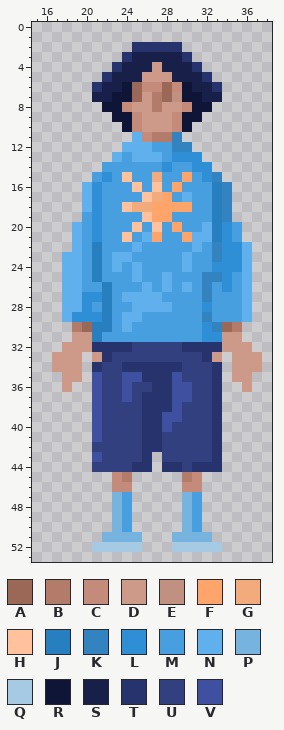
One commit to this pixel-art sprite: 5.png. The picture above was drawn from the file before the commit.
The file is 330x330 pixels, drawn in blocks of 6x6; one block is one cell here. Colours within 5 levels of each other are drawn and written as one. Shown: x 15..38, y 0..53. The old version is drawn lined up with the new one.
Palette (. is transparent): A #9b6756  B #b27b6a  C #c48b7a  D #cd9a8a  E #c09080  F #ffa46a  G #f1ab7d  H #ffc29c  J #287fbf  K #3283bf  L #2f8fd6  M #489fdf  N #5fb0ed  P #77b3df  Q #a6c9e4  R #0e1537  S #182049  T #26336d  U #324080  V #3e509f
Pixels before, first column x 17:
 2 ........TTTTT........
 3 .......TSSSSST.......
 4 ......TSSSDSSST......
 5 .....TSSSDDDSSST.....
 6 ....TSSRACCACRSST....
 7 ....SSRRADBAERRSS....
 8 .....RRCDDBDDCRR.....
 9 ......RRCDDDCRR......
10 .......RCDDDCR.......
11 ........NCBBK........
12 .......NNNMMKK.......
13 ......NMNNNMLLL......
14 .....MMMMMMLMMLL.....
15 ....MLMHMMGMMFMLK....
16 ...NLMMMHMHMFMMMJK...
17 ...NLMMMMHGFMNMMJK...
18 ...NLMMHGGFFFFMMJK...
19 ...MLMMMMHFFMMMMJK...
20 ..NMLMMMHMHMFMMNJLM..
21 ..NMLMMHMNFMMFNNJLM..
22 ..NMJMMMNMMMMMNMKLLN.
23 .NNMJMNNMMMMMNMMKLLN.
24 .NNMJMNMNMMMMNMMLLLN.
25 .NNMJMMMNMMNMMMKKLMN.
26 .NNMMJMMMNMNMNMKMLMN.
27 .NNLLJMNNNNMMMMKMMMN.
28 .NNLMJMMNNNNMMMLMMMN.
29 .NLLLJMNNMMMMMMKMMMN.
30 ..BAJJMNMMMMMMMLKAB..
31 ..DDJMMMMMMMMMMLLDD..
32 .DDDTTTTUUUUUTTTTDDD.
33 DDD.DTUUUUUUUUUTD.DDD
34 DDD.TUUTTTTTTUUUT.DDD
35 .DD.VUUVVTTTVUUUT.DD.
36 .D..VUUVUUTTVVUUT..D.
37 ....VUUVUTTTVVUUT....
38 ....VUUUUTTTVUUUT....
39 ....VUUUUTTVVUUUT....
40 ....VUUUUTTVUUUUT....
41 ....VUUUUTTUUUUUT....
42 ....UUUUUTTUUUUUT....
43 ....VUUUUT.UUUUUT....
44 ....UUUUTT.TTUTTT....
45 ......CB.....BC......
46 ......CC.....CC......
47 ......PM.....PM......
48 ......PM.....PM......
49 ......PM.....PM......
50 ......PM.....PM......
51 .....PPPP...PPPP.....
52 ....QQQQQ...QQQQQ....
New version:
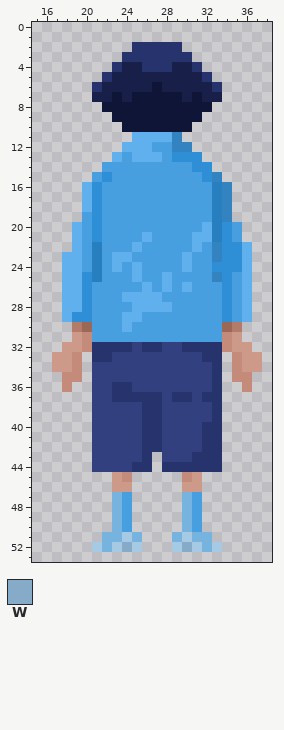
Colours new in this view: W #85abc8
What changed:
whole drawing moved by -1,+0 (the old picture is shown already moved)
Changed rows in their new state; - is an unchanged pixel.
first column x 24:
 3 -TTTTT-
 4 --TTT--
 5 --SSS--
 6 SSSRSSS
 7 SRRRRRS
 8 RRRRRRR
 9 -RRRRR-
10 -RRRRR-
11 --NNN--
14 ----M--
15 M--M--M
16 -M-M-M-
17 --MMM-M
18 MMMMMMM
19 --MMM--
20 -M-M-M-
21 M--M--M
first column x 18:
25 --L-----------M----
26 --L-M---------M----
27 ---MM---------M-L--
28 ----M---------M-L--
29 ---MM---------M-L--
30 ---MM---------MM---
31 --CM----------MMC--
32 --C-----TT------C--
33 -C-T-----------T-C-
34 -C-U--UUUUUU-----C-
35 CC-U--UUUUUU-----CC
36 C--U-TT--UUUU-----C
37 ---U-TTT--UTT-T----
38 ---U------UU-------
39 ---U------UU-------
40 ---U------U---T----
41 ---U----------T----
42 --------------T----
43 ---U---------TT----
44 ------------T------
45 -----DC-----CD-----
46 -----DD-----DD-----
first column x 22:
51 --Q-----Q--
52 P-W-----W-P
Boxes around the changes in both pictures, in picture pixels (x1, y1, x2, y2):
changed: (62, 52, 252, 492)
changed: (102, 532, 132, 552)
changed: (182, 532, 212, 552)
